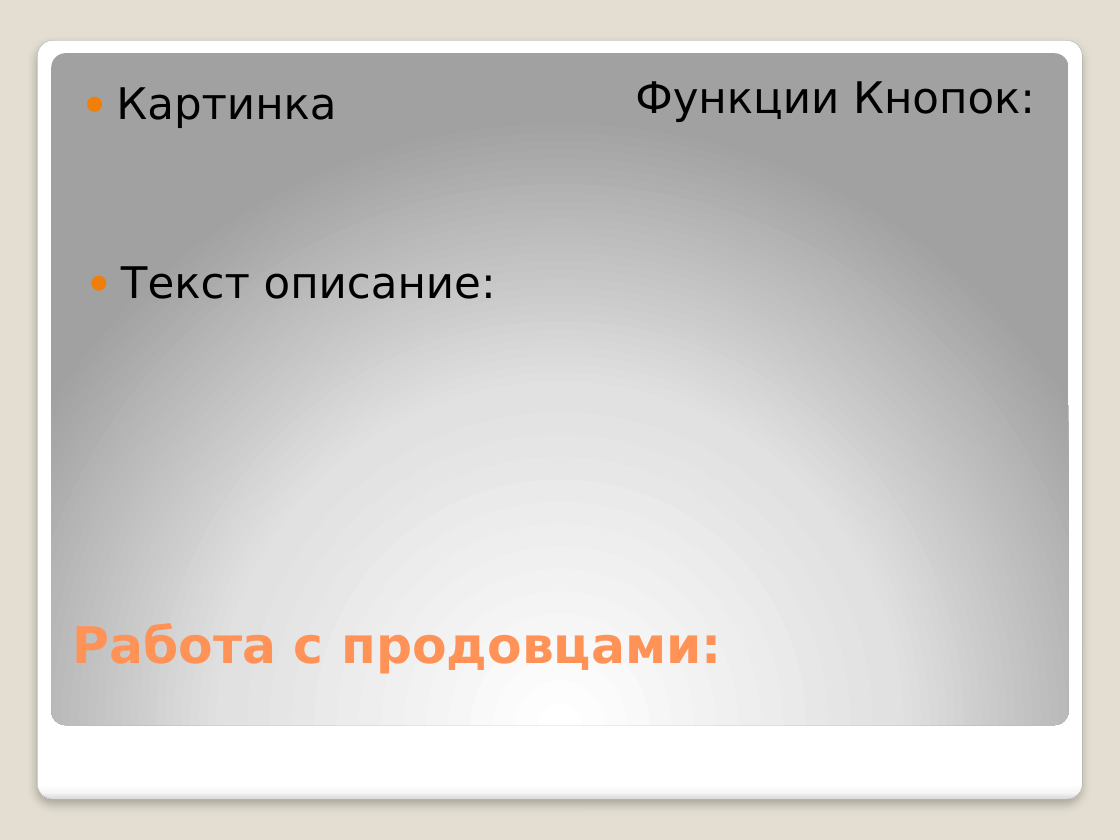
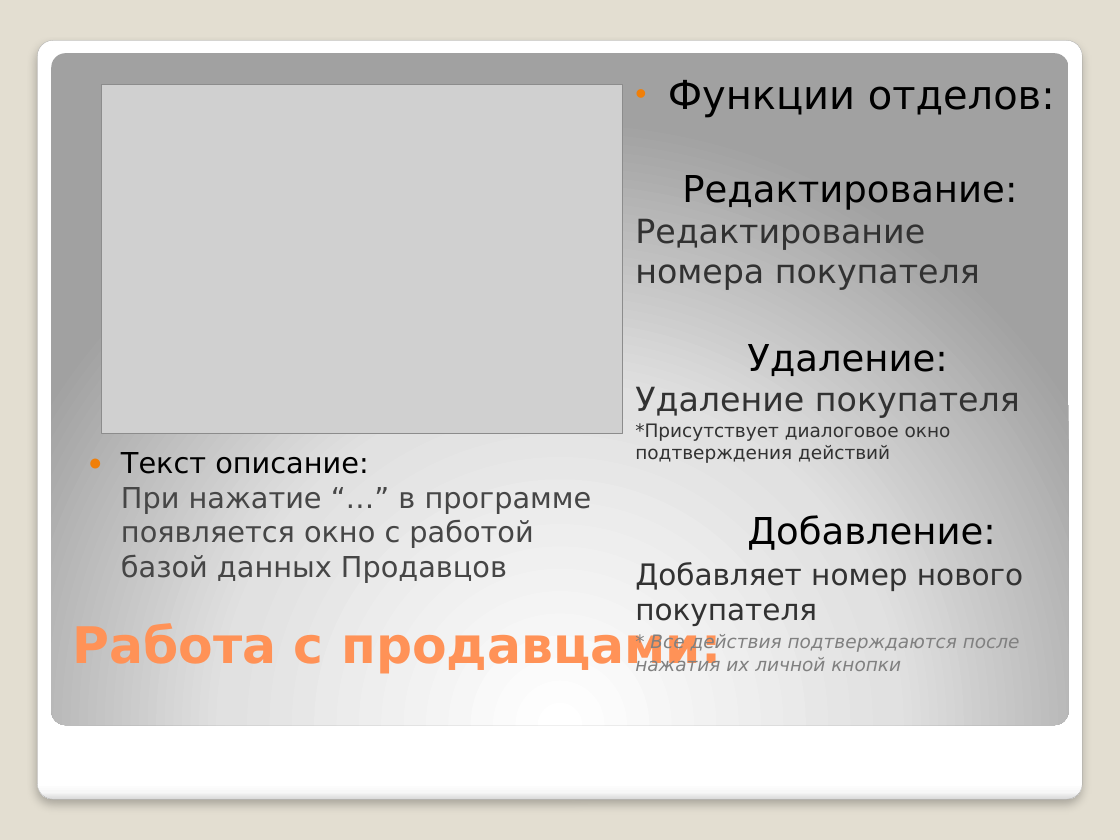
Before and after one commit to XtOne777/PyQT_Project, a slide deck: slide 7 of README/Презинтация.pptx. Drawn at 1120x840 pixels with LibreOffice and Linux fonts; fonts in the diff are those of the drawing; grey boxes stand for pictures. Boxes give left, top, right and bottom in pixels: in the first picture for what was removed or moved away, otherwise in the second. Text is boxed around its words. In the diff, an @@ line names an element or a change of style, - is before the commit and + after.

```diff
--- a/README/Презинтация.pptx
+++ b/README/Презинтация.pptx
@@ picture added at bbox=[102, 85, 624, 435] @@
@@ text removed at bbox=[116, 87, 336, 128] @@
-● Картинка
@@ text at bbox=[635, 80, 1055, 671]: text changed; size 28 to 11.9 pt; text colour #000000 to #323232 @@
-Функции Кнопок:
+• Функции отделов:
+Редактирование:
+Редактирование номера покупателя
+Удаление:
+Удаление покупателя
+*Присутствует диалоговое окно подтверждения действий
+Добавление:
+Добавляет номер нового покупателя
+* Все действия подтверждаются после нажатия их личной кнопки
@@ text at bbox=[121, 452, 592, 583]: text changed; size 28 to 18.5 pt; text colour #000000 to #464646 @@
-● Текст описание:
+● Текст описание:
+  При нажатие “…” в программе появляется окно с работой базой данных Продавцов
@@ title at bbox=[73, 621, 721, 674]: text changed @@
-Работа с продовцами:
+Работа с продавцами:
```
Also in this commit, not shown: 1 other slide changed, 1 slide removed, 16 other files.
